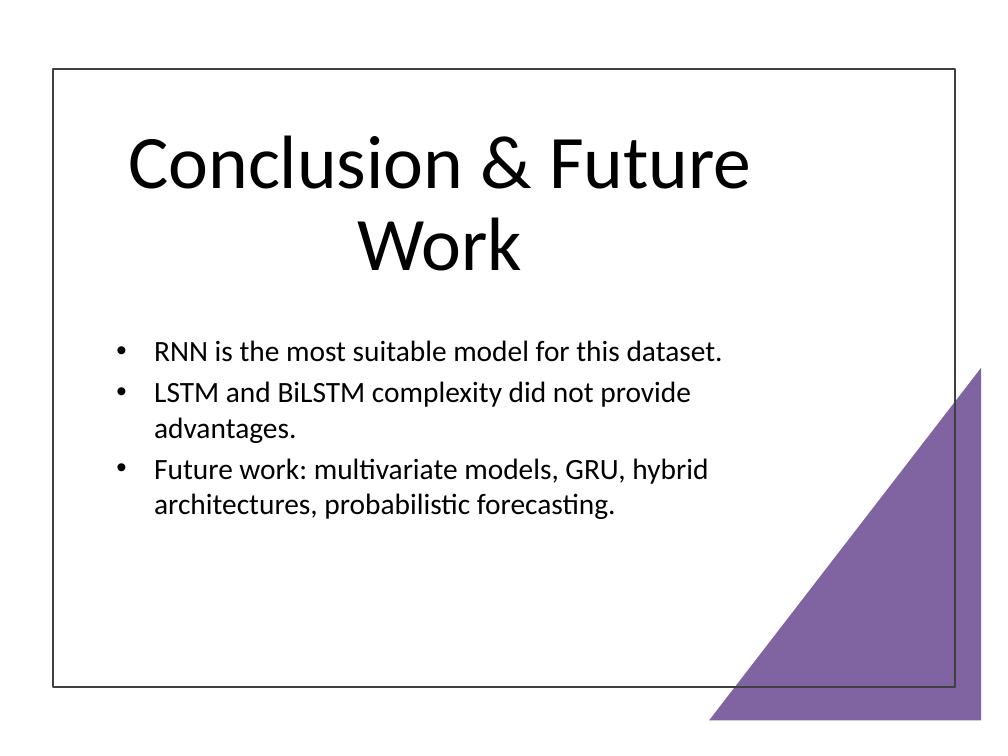
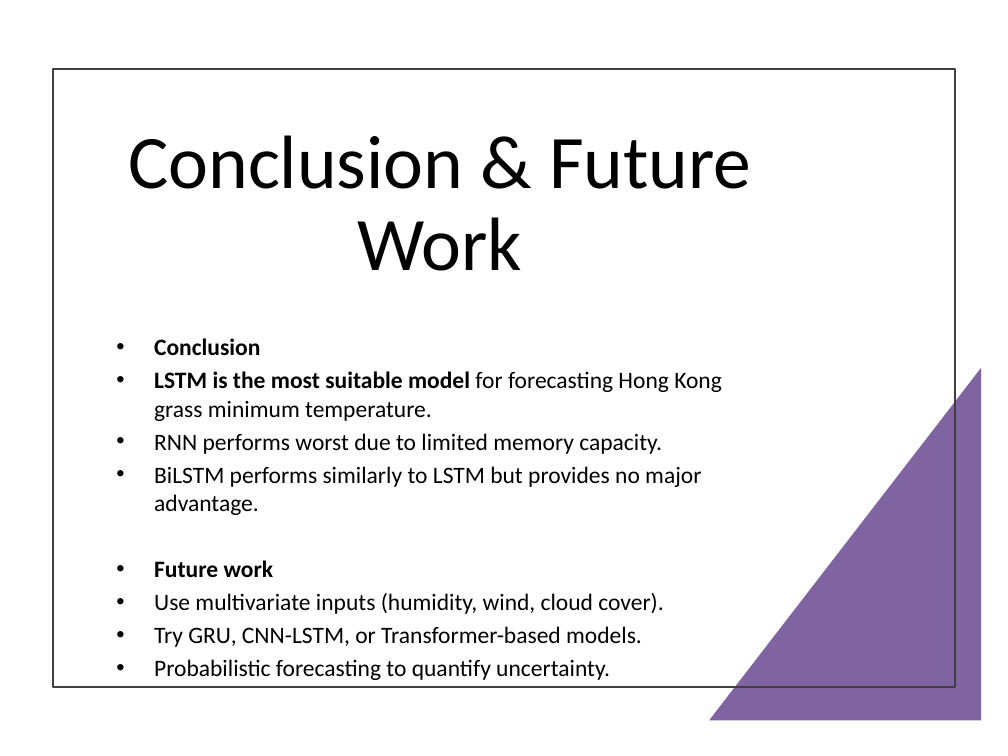
Before and after one commit to Ahhaeyy/DIT5411-RNN-LSTM-Temperature-Forecasting, a slide deck: slide 14 of DIT5411_220134800_Project_Presentation.pptx (slide 13 before the commit). Drawn at 1008x756 pixels with LibreOffice and Linux fonts; fonts in the diff are those of the drawing. Boxes give left, top, right and bottom in pixels: in the first picture for what was removed or moved away, otherwise in the second. Text is boxed around its words. In the diff, an @@ line names an element or a change of style, - is before the commit and + after.

Commit message:
Update Powerpoint

```diff
--- a/DIT5411_220134800_Project_Presentation.pptx
+++ b/DIT5411_220134800_Project_Presentation.pptx
@@ text at [154, 338, 722, 647]: text changed; size 21 to 16.8 pt @@
-• RNN is the most suitable model for this dataset.
-• LSTM and BiLSTM complexity did not provide advantages.
-• Future work: multivariate models, GRU, hybrid architectures, probabilistic forecasting.
+• Conclusion
+• LSTM is the most suitable model for forecasting Hong Kong grass minimum temperature.
+• RNN performs worst due to limited memory capacity.
+• BiLSTM performs similarly to LSTM but provides no major advantage.
+• Future work
+• Use multivariate inputs (humidity, wind, cloud cover).
+• Try GRU, CNN-LSTM, or Transformer-based models.
+• Probabilistic forecasting to quantify uncertainty.
```
Also in this commit, not shown: 9 other slides changed, 1 slide added, 1 other file.
